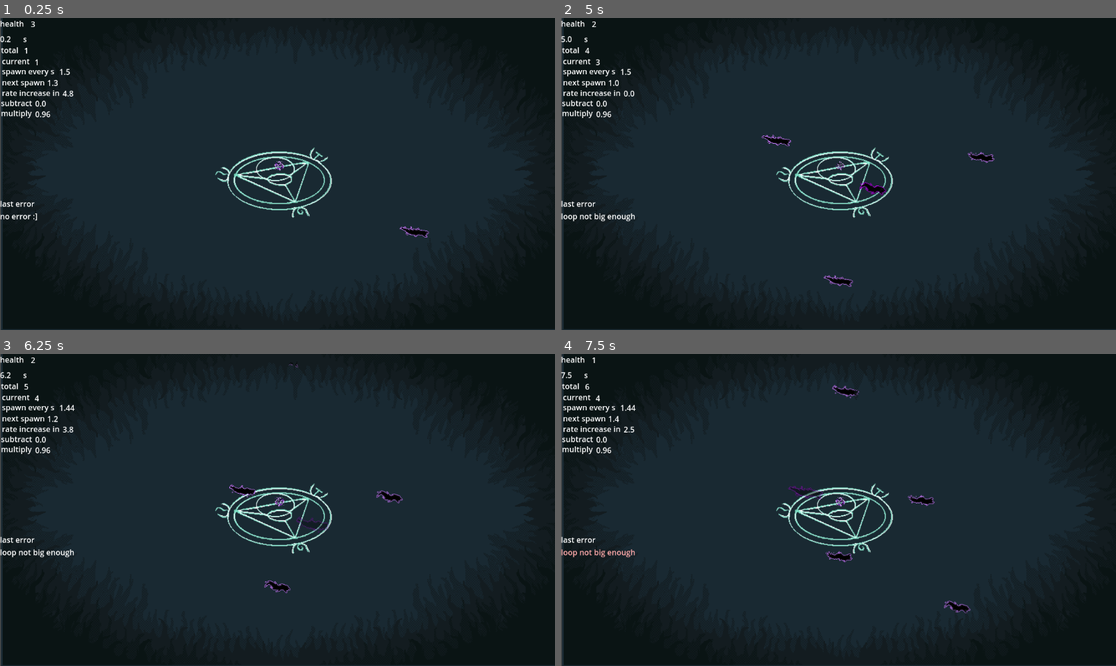
Above: before the commit, frames 1-4 (two rows, left to right).
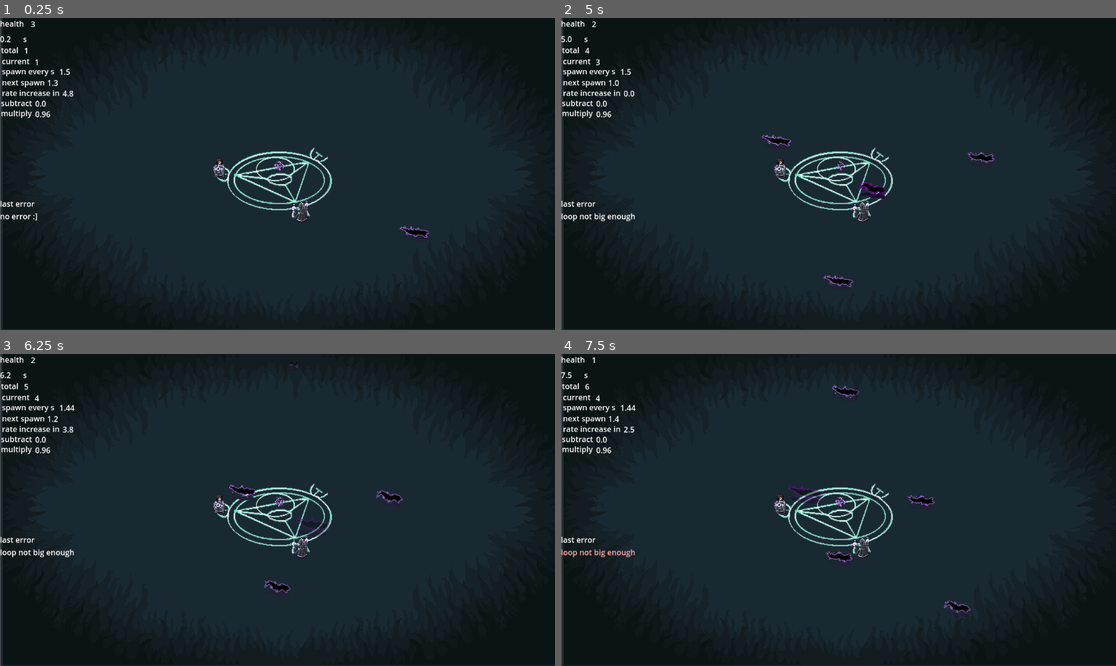
Above: after the commit, the same moments.

Repository: alifeee/loop
Game: Godot game, scene res://scenes/main.tscn
The game is run twice, just before and just after one commit, with the same random seed, the same clock (stepped at 60 frames per second) and the same inputs. The engine's default icon, where the game draws it, is replaced by a stand-in: a white triangle on a blue panel in a dark square.
Inputs (mouse positions are in pixels of both pictures, inside the frame that each line leads up to):
- Up to frame 1 (0.25 s): no input
- Up to frame 2 (5 s): move the mouse to (960, 158) at 0.52 s; press the mouse at (960, 158) at 0.53 s; move the mouse to (727, 189) at 1.27 s; release the mouse at (727, 189) at 1.28 s; click (727, 189) at 1.35 s; move the mouse to (894, 105) at 2.02 s; press the mouse at (894, 105) at 2.03 s; move the mouse to (810, 236) at 2.77 s; release the mouse at (810, 236) at 2.78 s; click (810, 236) at 2.85 s; move the mouse to (1005, 220) at 3.52 s; press the mouse at (1005, 220) at 3.53 s; move the mouse to (672, 127) at 4.27 s; release the mouse at (672, 127) at 4.28 s; click (672, 127) at 4.35 s
- Up to frame 3 (6.25 s): move the mouse to (305, 510) at 5.02 s; press the mouse at (305, 510) at 5.03 s; move the mouse to (194, 432) at 5.77 s; release the mouse at (194, 432) at 5.78 s; click (194, 432) at 5.85 s
- Up to frame 4 (7.5 s): move the mouse to (960, 494) at 6.52 s; press the mouse at (960, 494) at 6.53 s; move the mouse to (727, 525) at 7.27 s; release the mouse at (727, 525) at 7.28 s; click (727, 525) at 7.35 s

The runs differ from the first frame. In frame 1, 0.2% of the frame differs, in the area x 38-77%, y 44-71%; in frame 2, 0.2%, in the area x 38-59%, y 44-86%; in frame 3, 0.2%; in frame 4, 0.2%.

Commit message:
wriggler gets shadow

Diff:
--- a/scenes/main.tscn
+++ b/scenes/main.tscn
@@ -1,16 +1,18 @@
-[gd_scene load_steps=19 format=3 uid="uid://c06e8kqm41gh3"]
+[gd_scene load_steps=27 format=3 uid="uid://c06e8kqm41gh3"]
 
 [ext_resource type="Script" uid="uid://cis34mrvusi2o" path="res://scripts/portal.gd" id="1_0wfyh"]
 [ext_resource type="Script" uid="uid://c8u5g67s4bvvo" path="res://scripts/player.gd" id="1_jyhfs"]
 [ext_resource type="Texture2D" uid="uid://wajv0p62nlg7" path="res://icon.svg" id="1_o5qli"]
 [ext_resource type="Texture2D" uid="uid://bx70glaekxydg" path="res://assets/non-animations/background_placeholder.png" id="2_o6xl0"]
 [ext_resource type="Texture2D" uid="uid://br1a4v37vsbi3" path="res://assets/non-animations/portal.png" id="2_tbgi4"]
-[ext_resource type="PackedScene" uid="uid://cpk7kjhmokc6l" path="res://scenes/globals.tscn" id="2_tipki"]
+[ext_resource type="PackedScene" uid="uid://cm3qopymteb3r" path="res://scenes/globals.tscn" id="2_tipki"]
 [ext_resource type="Texture2D" uid="uid://cleacvb483w7q" path="res://assets/animations/portal/portal_summoning_spirte.png" id="4_o6xl0"]
 [ext_resource type="PackedScene" uid="uid://c23vyokedh25j" path="res://scenes/loop.tscn" id="5_tbgi4"]
 [ext_resource type="Script" uid="uid://b1o1776rup4my" path="res://scripts/userinterface.gd" id="5_tefeu"]
-[ext_resource type="Script" path="res://scripts/centre.gd" id="5_ya4ey"]
-[ext_resource type="Script" path="res://scripts/animated_sprite.gd" id="6_85g3d"]
+[ext_resource type="Script" uid="uid://hk7nfw1jlh" path="res://scripts/centre.gd" id="5_ya4ey"]
+[ext_resource type="Script" uid="uid://byc17nc8ui05a" path="res://scripts/animated_sprite.gd" id="6_85g3d"]
+[ext_resource type="Texture2D" uid="uid://bxfqa5s4dtr7e" path="res://assets/animations/wizards/wizard1.png" id="9_a8y0u"]
+[ext_resource type="Texture2D" uid="uid://b5gxhyr86q5is" path="res://assets/animations/wizards/wizard2.png" id="10_jkv2x"]
 [ext_resource type="Texture2D" uid="uid://camjl37g7bruo" path="res://assets/non-animations/backgrounf_shadow.png" id="12_eb6dy"]
 
 [sub_resource type="AtlasTexture" id="AtlasTexture_tipki"]
@@ -51,6 +53,50 @@
 
 [sub_resource type="CircleShape2D" id="CircleShape2D_choun"]
 radius = 64.7
+
+[sub_resource type="AtlasTexture" id="AtlasTexture_jbj1t"]
+atlas = ExtResource("9_a8y0u")
+region = Rect2(0, 0, 64, 64)
+
+[sub_resource type="AtlasTexture" id="AtlasTexture_muem4"]
+atlas = ExtResource("9_a8y0u")
+region = Rect2(64, 0, 64, 64)
+
+[sub_resource type="SpriteFrames" id="SpriteFrames_dp3eg"]
+animations = [{
+"frames": [{
+"duration": 1.0,
+"texture": SubResource("AtlasTexture_jbj1t")
+}, {
+"duration": 1.0,
+"texture": SubResource("AtlasTexture_muem4")
+}],
+"loop": true,
+"name": &"default",
+"speed": 2.5
+}]
+
+[sub_resource type="AtlasTexture" id="AtlasTexture_0ld40"]
+atlas = ExtResource("10_jkv2x")
+region = Rect2(0, 0, 64, 64)
+
+[sub_resource type="AtlasTexture" id="AtlasTexture_gqmmt"]
+atlas = ExtResource("10_jkv2x")
+region = Rect2(64, 0, 64, 64)
+
+[sub_resource type="SpriteFrames" id="SpriteFrames_yc10j"]
+animations = [{
+"frames": [{
+"duration": 1.0,
+"texture": SubResource("AtlasTexture_0ld40")
+}, {
+"duration": 1.0,
+"texture": SubResource("AtlasTexture_gqmmt")
+}],
+"loop": true,
+"name": &"default",
+"speed": 2.5
+}]
 
 [node name="Node2D2" type="Node2D" node_paths=PackedStringArray("loop1")]
 script = ExtResource("1_jyhfs")
@@ -97,6 +143,16 @@
 
 [node name="CollisionShape2D" type="CollisionShape2D" parent="Centre"]
 shape = SubResource("CircleShape2D_choun")
+
+[node name="Wizard1" type="AnimatedSprite2D" parent="Centre"]
+position = Vector2(50, 78)
+sprite_frames = SubResource("SpriteFrames_dp3eg")
+autoplay = "default"
+
+[node name="Wizard2" type="AnimatedSprite2D" parent="Centre"]
+position = Vector2(-121, -13)
+sprite_frames = SubResource("SpriteFrames_yc10j")
+autoplay = "default"
 
 [node name="Spawner" type="Node2D" parent="." node_paths=PackedStringArray("timer", "ratetimer")]
 position = Vector2(576, 324)
Binary file changed: assets/animations/wriggler/wriggler_move.png
